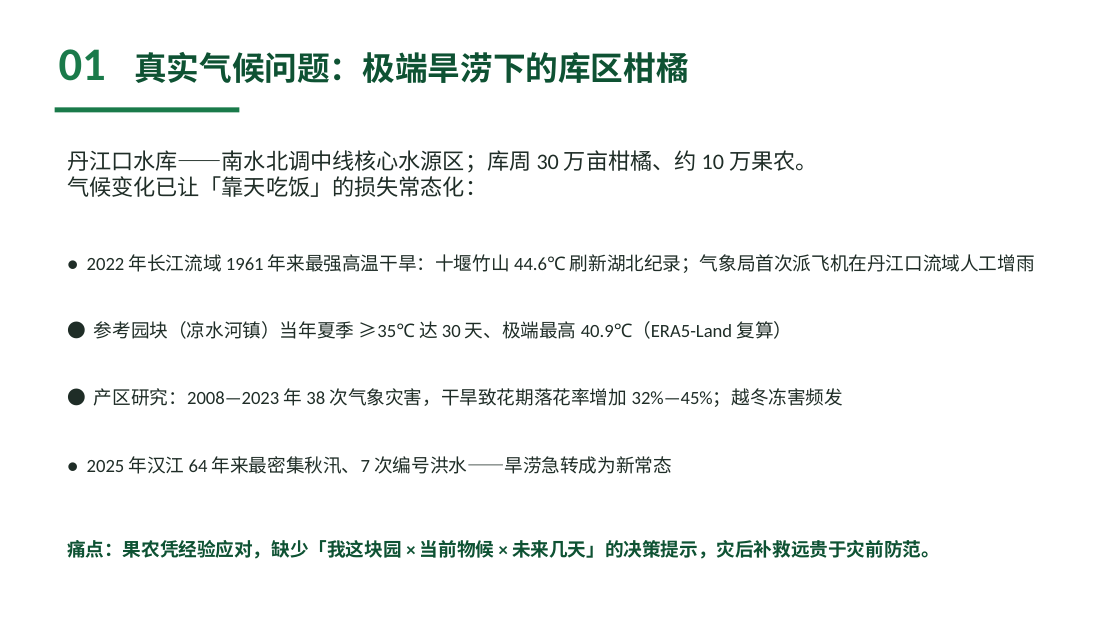
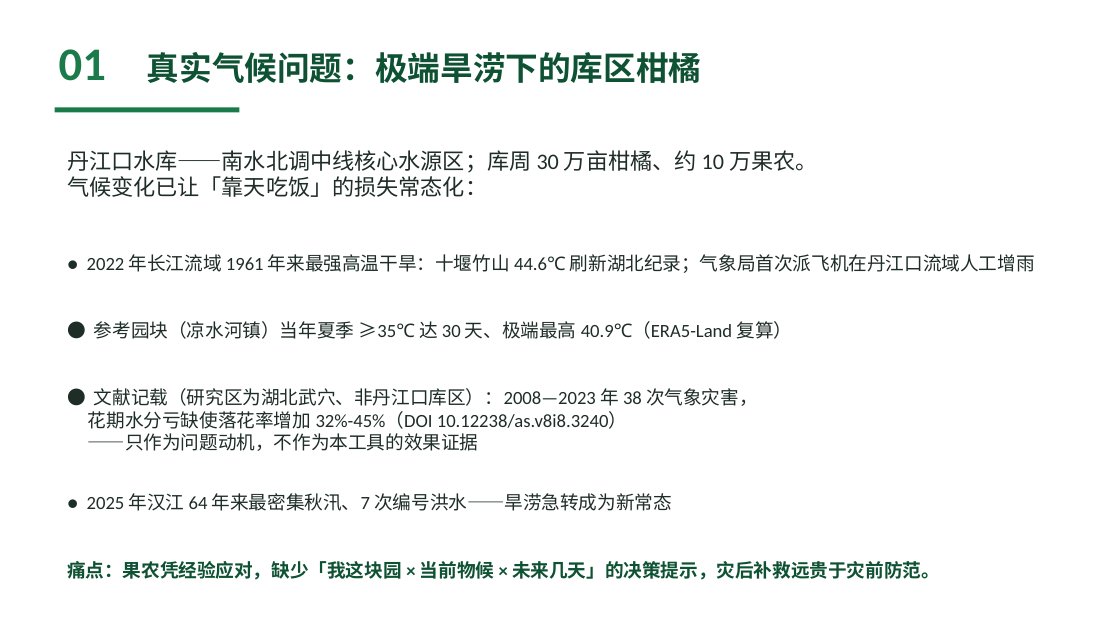
Before and after one commit to Pawnnwap/danju-zhihan, a slide deck: slide 2 of 丹橘知旱-参赛PPT.pptx. Drawn at 1120x630 pixels with LibreOffice and Linux fonts; fonts in the diff are those of the drawing. Boxes give left, top, right and bottom in pixels: in the first picture for what was removed or moved away, otherwise in the second. Text is boxed around its words. In the diff, an @@ line names an element or a change of style, - is before the commit and + after.

```diff
--- a/丹橘知旱-参赛PPT.pptx
+++ b/丹橘知旱-参赛PPT.pptx
@@ text "真实气候问题：极端旱涝下的库区柑橘" moved from (x1=134, y1=52, x2=689, y2=83) to (x1=147, y1=52, x2=702, y2=83) @@
@@ text at (x1=88, y1=388, x2=758, y2=451): text changed @@
-● 产区研究：2008—2023 年 38 次气象灾害，干旱致花期落花率增加 32%—45%；越冬冻害频发
+● 文献记载（研究区为湖北武穴、非丹江口库区）：2008—2023 年 38 次气象灾害，
+花期水分亏缺使落花率增加 32%-45%（DOI 10.12238/as.v8i8.3240）
+——只作为问题动机，不作为本工具的效果证据
@@ text "● 2025 年汉江 64 年来最密集秋汛、7 ..." moved from (x1=87, y1=456, x2=672, y2=474) to (x1=87, y1=493, x2=672, y2=511) @@
@@ text "痛点：果农凭经验应对，缺少「我这块园 × 当前物候 × 未来几天」的决策提示，灾后补救远贵于灾前防范。" moved from (x1=67, y1=540, x2=940, y2=559) to (x1=67, y1=561, x2=940, y2=580) @@
```
Also in this commit, not shown: 5 other slides changed, 1 slide added, 49 other files.
